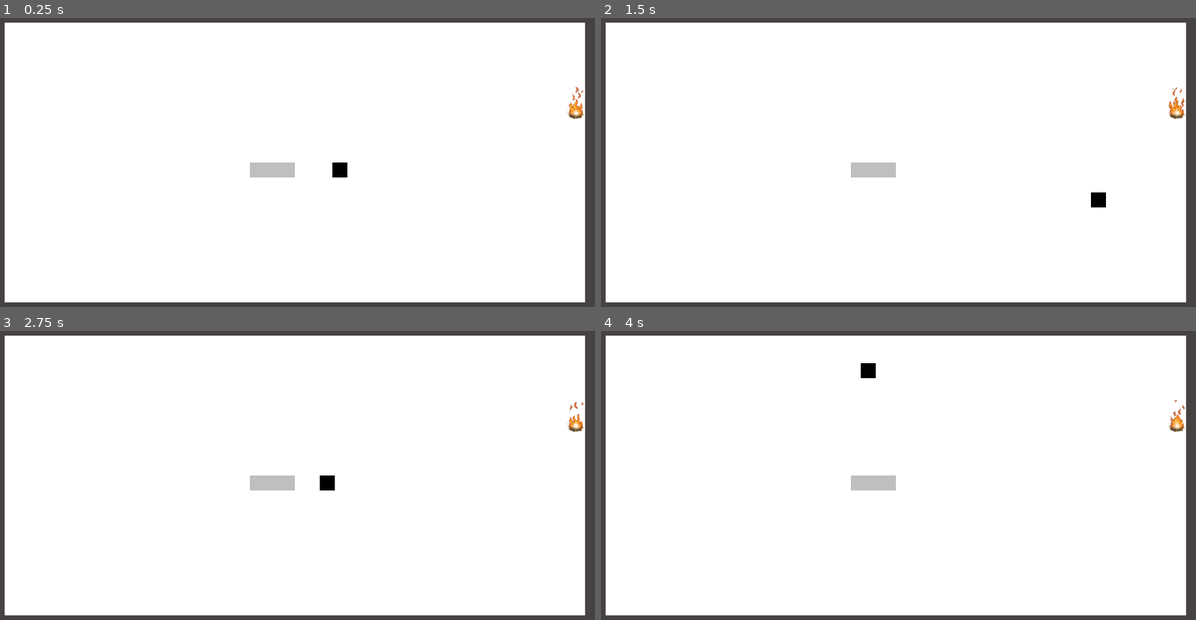
Above: before the commit, frames 1-4 (two rows, left to right).
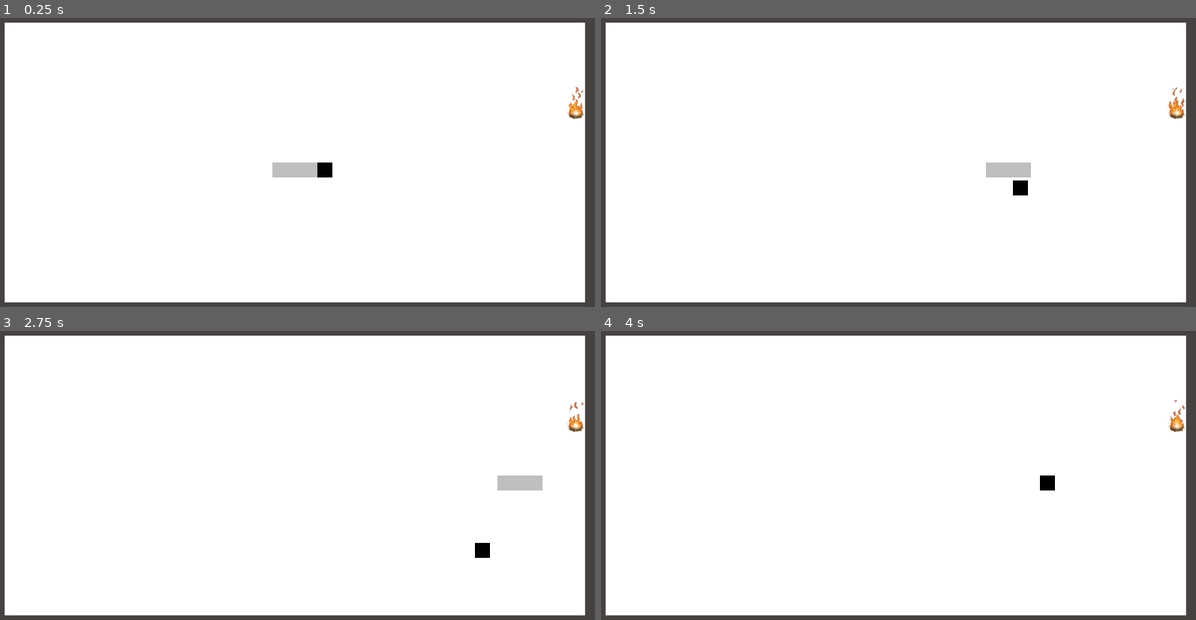
Above: after the commit, the same moments.

Repository: lichen63/godot-games
Game: Godot game, scene res://scenes/game.tscn
Two runs of this game, one before a commit and one after it. Both use one fixed random seed, a clock stepped at 60 frames per second and the inputs below.
Inputs:
- Up to frame 1 (0.25 s): no input
- Up to frame 2 (1.5 s): hold Right (snake_right) 0.53-1.28 s; hold Down (snake_down) from 1.28 s (still down)
- Up to frame 3 (2.75 s): release Down (snake_down) at 2.03 s; hold Right (snake_right) from 2.03 s (still down)
- Up to frame 4 (4 s): release Right (snake_right) at 2.78 s; hold Up (snake_up) 2.78-3.53 s; hold Left (snake_left) from 3.53 s (still down)

The runs differ from the first frame. In frame 1, 0.7% of the frame differs, in the area x 41-59%, y 50-56%; in frame 2, 1.0%; in frame 3, 1.1%, in the area x 41-92%, y 50-79%; in frame 4, 0.7%.

Commit message:
update move method

Diff:
--- a/greedy-snake/scripts/snake.gd
+++ b/greedy-snake/scripts/snake.gd
@@ -2,7 +2,7 @@
 
 enum MoveDirection {UP, DOWN, LEFT, RIGHT}
 
-const MOVE_SPEED: int = 5
+const MOVE_SPEED: int = 3
 const INIT_SNAKE_BODY_LENGTH: int = 3
 const BODY_SCENE_PATH: String = "res://scenes/snake_body.tscn"
 const DEFAULT_MOVE_DIR: MoveDirection = MoveDirection.RIGHT
@@ -35,27 +35,31 @@
   elif Input.get_action_strength(Configs.ACTION_SNAKE_DOWN):
     head_move_direction_ = MoveDirection.DOWN
 
-  var move_vec = Vector2(0, 0)
-  if head_move_direction_ == MoveDirection.LEFT:
-    move_vec.x -= MOVE_SPEED
-  elif head_move_direction_ == MoveDirection.RIGHT:
-    move_vec.x += MOVE_SPEED
-  if head_move_direction_ == MoveDirection.UP:
-    move_vec.y -= MOVE_SPEED
-  elif head_move_direction_ == MoveDirection.DOWN:
-    move_vec.y += MOVE_SPEED
-
+  var move_vec = get_move_vec_from_dir(head_move_direction_)
   head_node_.position += move_vec
+  move_dirs_[head_node_] = head_move_direction_
 
   var children = get_children()
   var children_cnt = get_child_count()
   for index in range(1, children_cnt):
-    var cur_node = children[index]
-    var prev_node = children[index-1]
-    var cur_node_pos = cur_node.position
-    var prev_node_pos = prev_node.position
-    var cur_node_dir = move_dirs_[cur_node]
-    var prev_node_dir = move_dirs_[prev_node]
+    var cur_node: Area2D = children[index]
+    var prev_node: Area2D = children[index-1]
+    var cur_node_pos: Vector2 = cur_node.position
+    var prev_node_pos: Vector2 = prev_node.position
+    var cur_node_dir: MoveDirection = move_dirs_[cur_node]
+    var prev_node_dir: MoveDirection = move_dirs_[prev_node]
+    if cur_node_dir == prev_node_dir:
+      cur_node.position += get_move_vec_from_dir(cur_node_dir)
+    else:
+      if prev_node_dir == MoveDirection.LEFT || prev_node_dir == MoveDirection.RIGHT:
+        if is_equal_approx(cur_node_pos.x, prev_node_pos.x):
+          cur_node_dir = prev_node_dir
+        cur_node.position += get_move_vec_from_dir(cur_node_dir)
+      else:
+        if is_equal_approx(cur_node_pos.y, prev_node_pos.y):
+          cur_node_dir = prev_node_dir
+        cur_node.position += get_move_vec_from_dir(cur_node_dir)
+    move_dirs_[cur_node] = cur_node_dir
 
 # Get the tail node of snake
 func get_tail_node() -> Area2D:
@@ -94,3 +98,15 @@
   snake_body.set_properties(body_cur_length_)
   snake_body.position = snake_tail.position + Vector2(-Configs.SNAKE_NODE_WIDTH, 0)
   self.add_child(snake_body)
+
+func get_move_vec_from_dir(dir: MoveDirection) -> Vector2:
+  var move_vec = Vector2(0, 0)
+  if dir == MoveDirection.LEFT:
+    move_vec.x -= MOVE_SPEED
+  elif dir == MoveDirection.RIGHT:
+    move_vec.x += MOVE_SPEED
+  if dir == MoveDirection.UP:
+    move_vec.y -= MOVE_SPEED
+  elif dir == MoveDirection.DOWN:
+    move_vec.y += MOVE_SPEED
+  return move_vec
--- a/greedy-snake/scripts/snake_head.gd
+++ b/greedy-snake/scripts/snake_head.gd
@@ -7,8 +7,10 @@
 
 func _on_area_entered(area: Area2D) -> void:
   if area.is_in_group(Configs.GROUP_NAME_WALLS) or area.is_in_group(Configs.GROUP_NAME_SNAKE):
-    #TODO: End the game with failure
-    reset_pos()
+    if area.name != Configs.NODE_NAME_SNAKE_BODY_PREFIX + "1" and area.name != Configs.NODE_NAME_SNAKE_BODY_PREFIX + "2":
+      #TODO: End the game with failure
+      reset_pos()
+      Logger.info("Game Over!")
 
 func reset_pos() -> void:
   position = get_viewport().size / 2
